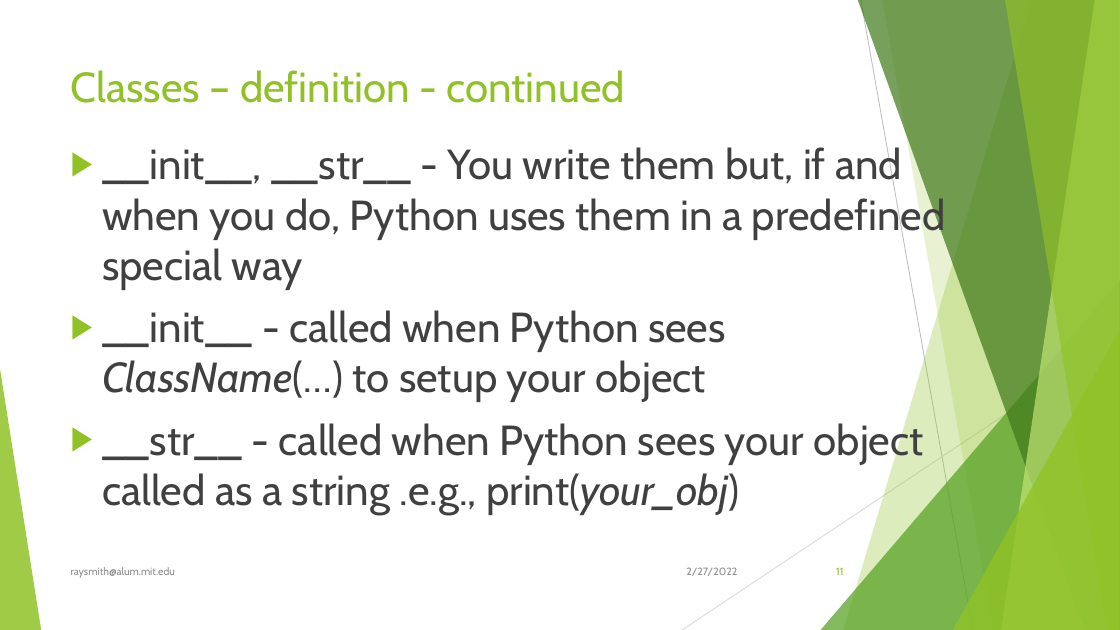
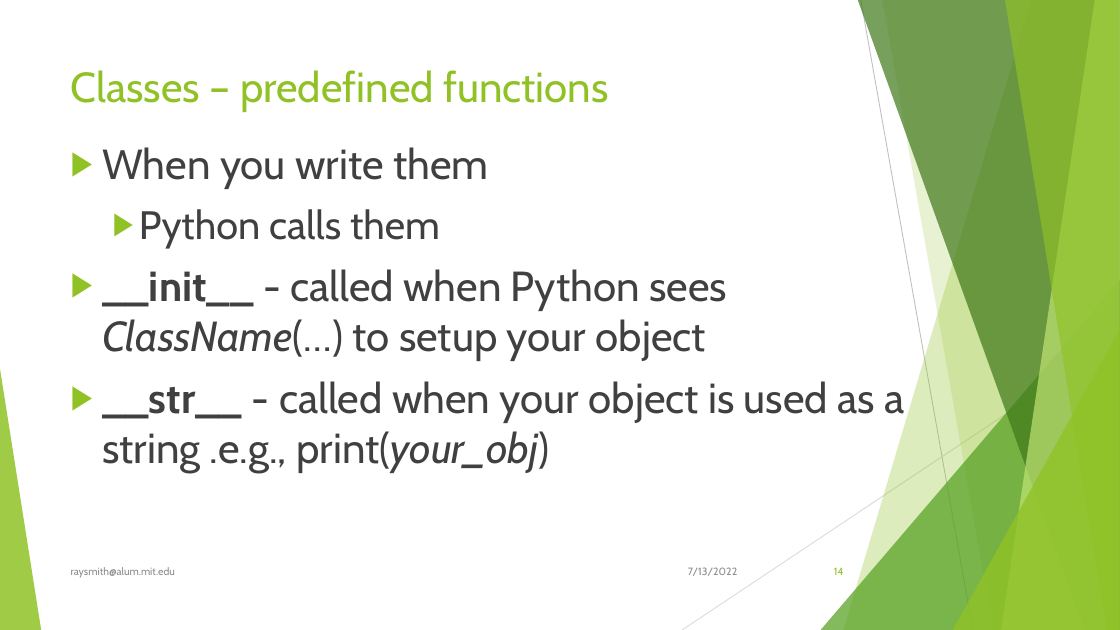
Before and after one commit to raysmith619/Introduction-To-Programming, a slide deck: slide 14 of presentation/Class_5_Classes/Class_5_Classes.pptx (slide 11 before the commit). Drawn at 1120x630 pixels with LibreOffice and Linux fonts; fonts in the diff are those of the drawing. Boxes give left, top, right and bottom in pixels: in the first picture for what was removed or moved away, otherwise in the second. Text is boxed around its words. In the diff, an @@ line names an element or a change of style, - is before the commit and + after.

Commit message:
Updates to presentation / Class Guide

```diff
--- a/presentation/Class_5_Classes/Class_5_Classes.pptx
+++ b/presentation/Class_5_Classes/Class_5_Classes.pptx
@@ title at bbox=[71, 70, 608, 112]: text changed @@
-Classes – definition - continued
+Classes – predefined functions
@@ text at bbox=[102, 147, 488, 248]: text changed @@
-▶ __init__, __str__ - You write them but, if and when you do, Python uses them in a predefined special way
+▶ When you write them
+  ▶ Python calls them
@@ text at bbox=[102, 269, 727, 361]: bold on in "__init__" @@
@@ text at bbox=[102, 381, 905, 473]: text changed @@
-▶ __str__ - called when Python sees your object called as a string .e.g., print(your_obj)
+▶ __str__ - called when your object is used as a string .e.g., print(your_obj)
@@ text at bbox=[688, 567, 737, 576]: text changed @@
-2/27/2022
+7/13/2022
@@ page number at bbox=[834, 567, 844, 575]: text changed @@
-11
+14
```
Also in this commit, not shown: 19 other slides changed, 3 slides added, 18 other files.
